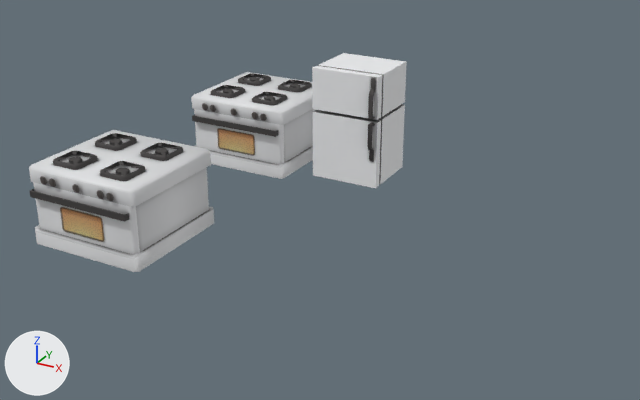
One commit to the glTF model assets/3D/Cooking/Appliances/Appliances.gltf: the scene before it, then after it.
Camera for both pictures: a camera (50 mm lens) standing at (3.86, -5.79, 2.41) and looking at (1.41, -1.35, 0.19). Arrows for +X, +Y and +Z are at lower left; the lights stay in place. Where no turn or scale is listed for an object, it has been applied to the vertices.

The first picture shows 'BasicFridgeAppliance', 'BasicStove', 'BasicStoveAppliance', 'BasicStoveOven', 'BasicStoveOvenOn'.
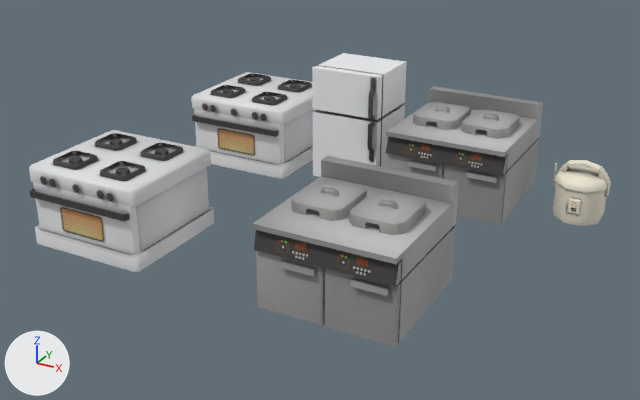
Changed parts and their boxes (x1, y1, x2, y2) in the pictures (640 x 400 px):
'BasicDeepFryerAppliance', added: after (252, 156, 459, 347)
    faces in mat_basicdeepfryer (picture img_basicdeepfryer): (252, 156, 459, 347)
    faces in mat_basicdeepfryerlid (picture img_basicdeepfryerlid): (291, 179, 426, 235)
    faces in mat_castiron (black #3f3d3c): (254, 230, 399, 286)
    faces in mat_basicdeepfryercontrols (picture img_basicdeepfryercontrols): (278, 240, 370, 276)
'BasicDeepFryer', added: after (386, 86, 543, 225)
    faces in mat_basicdeepfryer (picture img_basicdeepfryer): (386, 86, 543, 225)
    faces in mat_castiron (black #3f3d3c): (386, 136, 506, 175)
    faces in mat_basicdeepfryercontrols (picture img_basicdeepfryercontrols): (406, 144, 483, 168)
'BasicRiceCooker', added: after (553, 160, 611, 226)
    faces in mat_basicricecooker (picture img_basicricecooker): (553, 160, 611, 226)
'BasicDeepFryerLid.001', added: after (461, 109, 520, 139)
'BasicDeepFryerLid', added: after (413, 102, 471, 130)

Diff of the bpy script that builds the scene:
```diff
--- a/assets/3D/Cooking/Appliances/Appliances.gltf.py
+++ b/assets/3D/Cooking/Appliances/Appliances.gltf.py
@@ ob_basicricecooker @@
+ob_basicricecooker = bpy.data.objects.new('BasicRiceCooker', me_cylinder_003)  # 155 vertices, 202 faces; spans x -0.18..0.17, y -0.16..0.16, z 0.0..0.38; in mat_basicricecooker (picture img_basicricecooker), mat_basicricecookercontrols (picture img_basicricecookercontrols)
+ob_basicricecooker.location = (2.8, -0.4, 0.0)
@@ ob_basicdeepfryerappliance @@
+ob_basicdeepfryerappliance = bpy.data.objects.new('BasicDeepFryerAppliance', me_cube_011)  # 217 vertices, 308 faces; spans x -0.398..0.398, y -0.398..0.398, z 0.0..0.6; in mat_basicdeepfryer (picture img_basicdeepfryer), mat_basicdeepfryercontrols (picture img_basicdeepfryercontrols), mat_castiron (black #3f3d3c), mat_basicdeepfryerlid (picture img_basicdeepfryerlid)
+ob_basicdeepfryerappliance.location = (2.0, -2.0, 0.0)
@@ ob_basicdeepfryerlid_001 @@
+ob_basicdeepfryerlid_001 = bpy.data.objects.new('BasicDeepFryerLid.001', me_cube_010)  # 46 vertices, 68 faces; spans x -0.15..0.15, y -0.18..0.18, z -0.02..0.08; in mat_basicdeepfryerlid (picture img_basicdeepfryerlid)
+ob_basicdeepfryerlid_001.parent = ob_basicdeepfryertank_001
+ob_basicdeepfryerlid_001.location = (0.0, 0.0, 0.0)
@@ ob_basicdeepfryertank_001 @@
+ob_basicdeepfryertank_001 = bpy.data.objects.new('BasicDeepFryerTank.001', None)
+ob_basicdeepfryertank_001.parent = ob_basicdeepfryer
+ob_basicdeepfryertank_001.location = (0.17, 0.0, 0.52)
@@ ob_basicdeepfryer @@
+ob_basicdeepfryer = bpy.data.objects.new('BasicDeepFryer', me_cube_009)  # 125 vertices, 172 faces; spans x -0.398..0.398, y -0.398..0.398, z 0.0..0.6; in mat_basicdeepfryer (picture img_basicdeepfryer), mat_basicdeepfryercontrols (picture img_basicdeepfryercontrols), mat_castiron (black #3f3d3c)
+ob_basicdeepfryer.location = (2.0, -0.4, 0.0)
@@ ob_basicdeepfryerlid @@
+ob_basicdeepfryerlid = bpy.data.objects.new('BasicDeepFryerLid', me_cube_010)  # 46 vertices, 68 faces; spans x -0.15..0.15, y -0.18..0.18, z -0.02..0.08; in mat_basicdeepfryerlid (picture img_basicdeepfryerlid)
+ob_basicdeepfryerlid.parent = ob_basicdeepfryertank
+ob_basicdeepfryerlid.location = (0.0, 0.0, 0.0)
@@ ob_basicdeepfryertank @@
+ob_basicdeepfryertank = bpy.data.objects.new('BasicDeepFryerTank', None)
+ob_basicdeepfryertank.parent = ob_basicdeepfryer
+ob_basicdeepfryertank.location = (-0.17, 0.0, 0.52)
```
